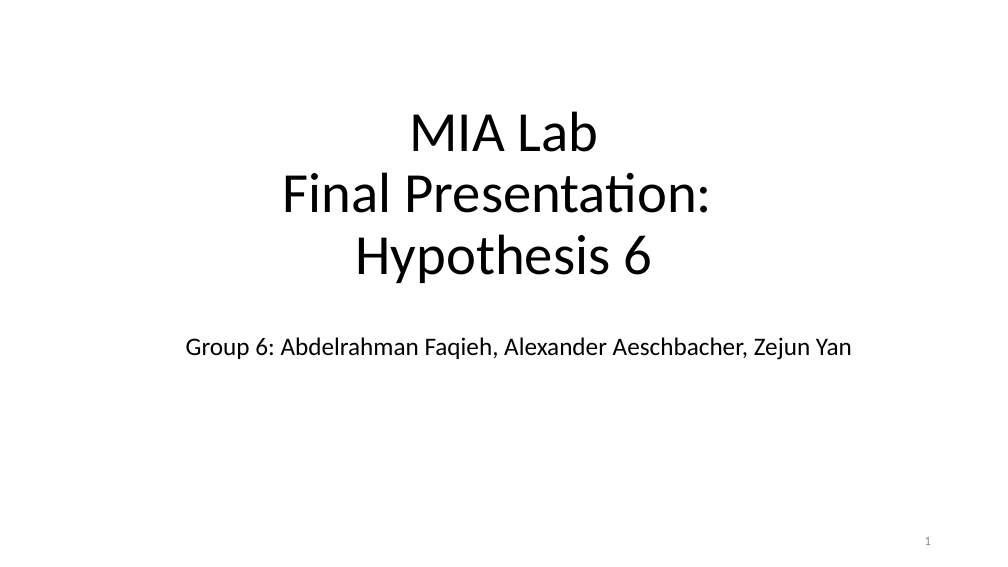
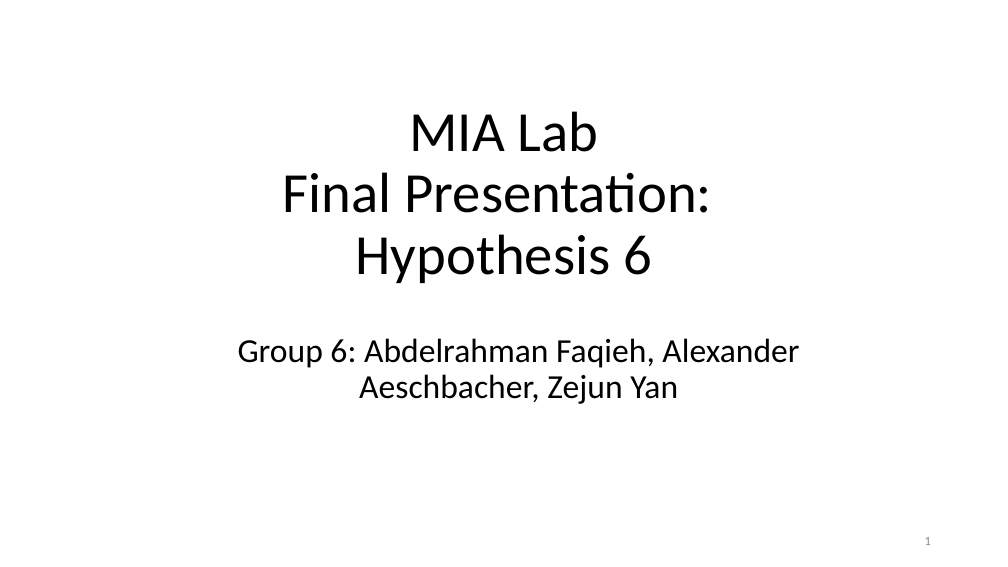
Before and after one commit to zejunyan/mialab, a slide deck: slide 1 of .github/workflows/Group 6 mialab-presentation.pptx. Drawn at 1008x567 pixels with LibreOffice and Linux fonts; fonts in the diff are those of the drawing; background and template pictures are left out. Boxes give left, top, right and bottom in pixels: in the first picture for what was removed or moved away, otherwise in the second. Text is boxed around its words. In the diff, an @@ line names an element or a change of style, - is before the commit and + after.

```diff
--- a/.github/workflows/Group 6 mialab-presentation.pptx
+++ b/.github/workflows/Group 6 mialab-presentation.pptx
@@ subtitle "Group 6: Abdelrahman Faqieh, Alexander ..." at <box>238,338,799,404</box>: size 24 to 32 pt @@
```
Also in this commit, not shown: 3 other slides changed, 5 slides removed.
